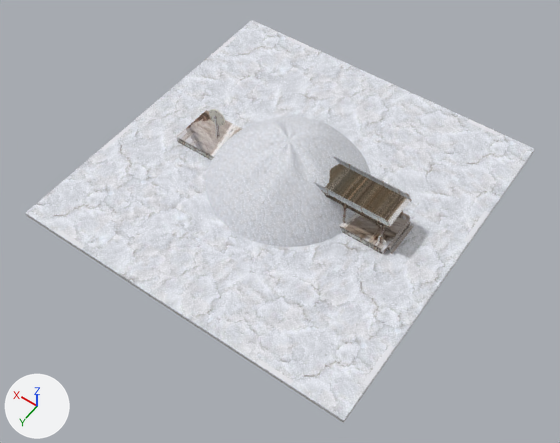
The glTF model public/assets/models/wasteland/rail/whites.glb as it was, and as the next commit left it.
Camera for both pictures: a camera (50 mm lens) standing at (-23.9, 34.6, 48.6) and looking at (-1.6, 3.4, -0.4). The axes (+X, +Y, +Z) are drawn at lower left. The lights are the same throughout. The first picture is the older version. Vertices at exactly the same position are counted once.

Names of what the first picture shows: 'salt-heap', 'salt-pan', 'salt-pan-crust', 'works-platform'.
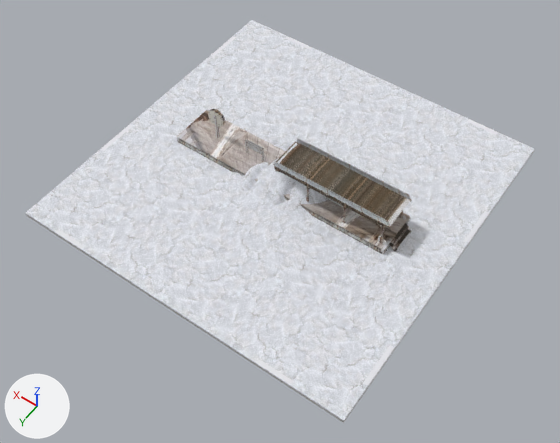
What differs and where, as boxes [x1, y1, x2, y2] in the pictures (560 x 443 px; the box of a moved part takes in the faces that stretch with it):
'salt-heap', reshaped: before [205, 116, 371, 247]; after [232, 136, 328, 216]
'works-platform', reshaped: before [177, 109, 414, 254]; after [177, 109, 412, 254]
part 1 of me_works_platform, moved or reshaped: before [387, 220, 414, 254]; after [391, 225, 411, 250]
part 2 of me_works_platform, built on: before [209, 109, 225, 138]; after [208, 109, 225, 138]
part 3 of me_works_platform, added: after [389, 223, 412, 252]

What changed in the scene script:
```text
Change me_works_platform:
    used by ob_works_platform; location = (0.0, 0.0, 0.0)
    remove me_works_platform.from_pydata(...)  # 1314 vertices, 1962 faces; spans x -11.1..10.2, y -2.0..2.0, z 0.0..4.1
    add me_works_platform.from_pydata(...)  # 1658 vertices, 2376 faces; spans x -11.2..10.2, y -2.0..2.0, z 0.0..4.1
    me_works_platform part 1: the loose piece of 20 vertices spanning x -11.1..-10.2, y -1.5..1.5, z 0.0..1.0 is scaled about its middle by (1.07, 0.662, 1), in mat_photo___whites_platform_end (picture img_whites_platform_end)
    me_works_platform part 2: 12 vertices moved from x 6.6..8.1, y -0.2..0.1, z 1.0..3.9 to x 6.6..8.1, y -0.2..0.1, z 0.1..3.9; 70 vertices removed from x 6.5..8.2, y -0.2..-0.1, z 2.4..4.1; 262 vertices added at x 6.5..8.2, y -0.2..0.1, z 2.4..4.1
    me_works_platform part 3: 16 vertices added at x -11.2..-10.2, y -1.2..1.2, z 0.0..1.0
    other edits to the shape of me_works_platform do not show in these pictures
Change me_wind_worn_cracked_salt_heap:
    used by ob_salt_heap; location = (0.0, 0.0, 0.0)
    remove me_wind_worn_cracked_salt_heap.from_pydata(...)  # 3457 vertices, 6816 faces; spans x -7.0..7.0, y -7.0..7.0, z 0.0..5.11
    add me_wind_worn_cracked_salt_heap.from_pydata(...)  # 12769 vertices, 25088 faces; spans x -8.0..8.0, y -8.0..8.0, z -0.18..3.35
    me_wind_worn_cracked_salt_heap part 4: 3457 vertices removed from x -7.0..7.0, y -7.0..7.0, z 0.0..5.11; 12769 vertices added at x -8.0..8.0, y -8.0..8.0, z -0.18..3.35
```
